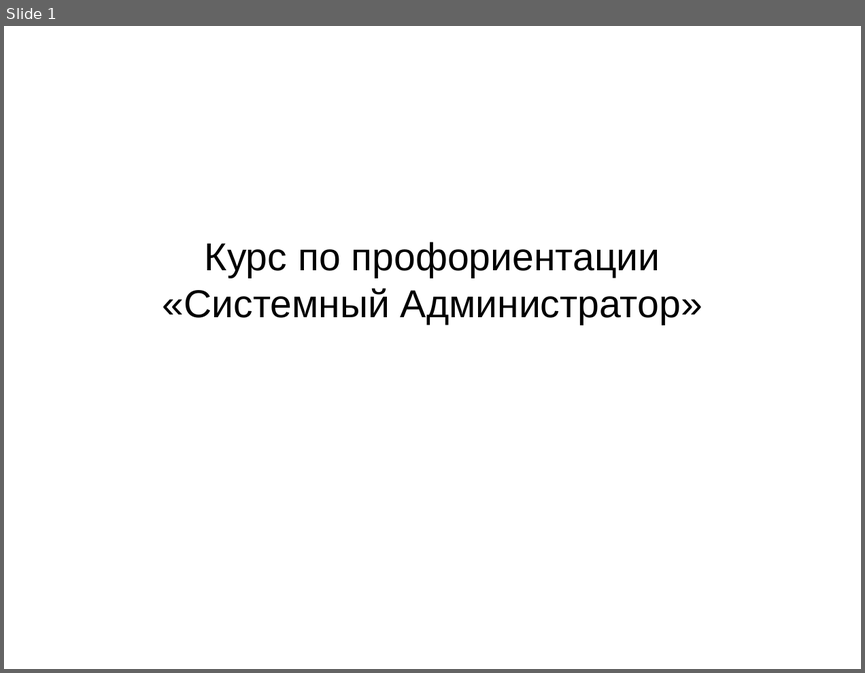
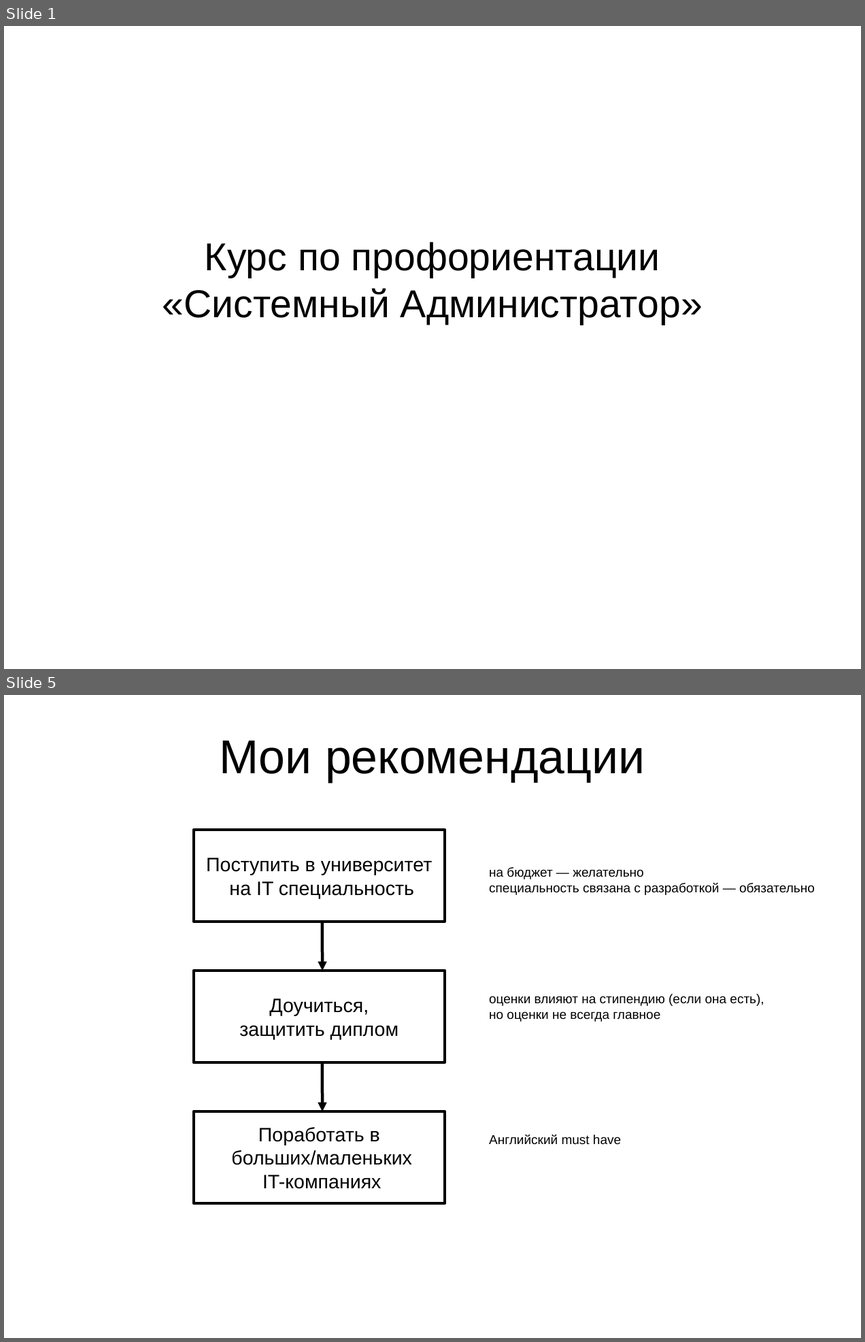
Before and after one commit to j-avdeev/SchoolCourse, a slide deck: ProfOrient.odp. Shown one above the other, each under a label of ours: slide 1 before the commit, slides 1 and 5 after it; the slides between them are not shown. The pictures are 865x673 and 865x1342 pixels, drawn with LibreOffice and Linux fonts; fonts in the diff are those of the drawing. Boxes give left, top, right and bottom in pixels: in the first picture for what was removed or moved away, otherwise in the second. Text is boxed around its words. In the diff, an @@ line names an element or a change of style, - is before the commit and + after.

```diff
--- a/ProfOrient.odp
+++ b/ProfOrient.odp
@@ slide 5 added at bbox=[4, 695, 861, 1338], background #FFFFFF @@
@@ title added at bbox=[219, 741, 645, 782], 44 pt, text #000000 @@
+Мои рекомендации
@@ rectangle added at bbox=[194, 830, 445, 921], outline #000000 2.83 pt, 18 pt, text #000000 @@
+Поступить в университет
+на IT специальность
@@ text added at bbox=[489, 867, 815, 895], 12 pt, text #000000 @@
+на бюджет — желательно
+специальность связана с разработкой — обязательно
@@ arrow added from (322, 921) to (322, 970), #000000 2.83 pt @@
@@ rectangle added at bbox=[194, 970, 445, 1062], outline #000000 2.83 pt, 18 pt, text #000000 @@
+Доучиться,
+защитить диплом
@@ text added at bbox=[489, 994, 764, 1021], 12 pt, text #000000 @@
+оценки влияют на стипендию (если она есть),
+но оценки не всегда главное
@@ arrow added from (322, 1062) to (322, 1111), #000000 2.83 pt @@
@@ rectangle added at bbox=[194, 1111, 445, 1203], outline #000000 2.83 pt, 18 pt, text #000000 @@
+Поработать в
+больших/маленьких
+IT-компаниях
@@ text added at bbox=[489, 1134, 621, 1144], 12 pt, text #000000 @@
+Английский must have
```
Also in this commit, not shown: 1 slide changed, 4 other slides added, 2 other files.
